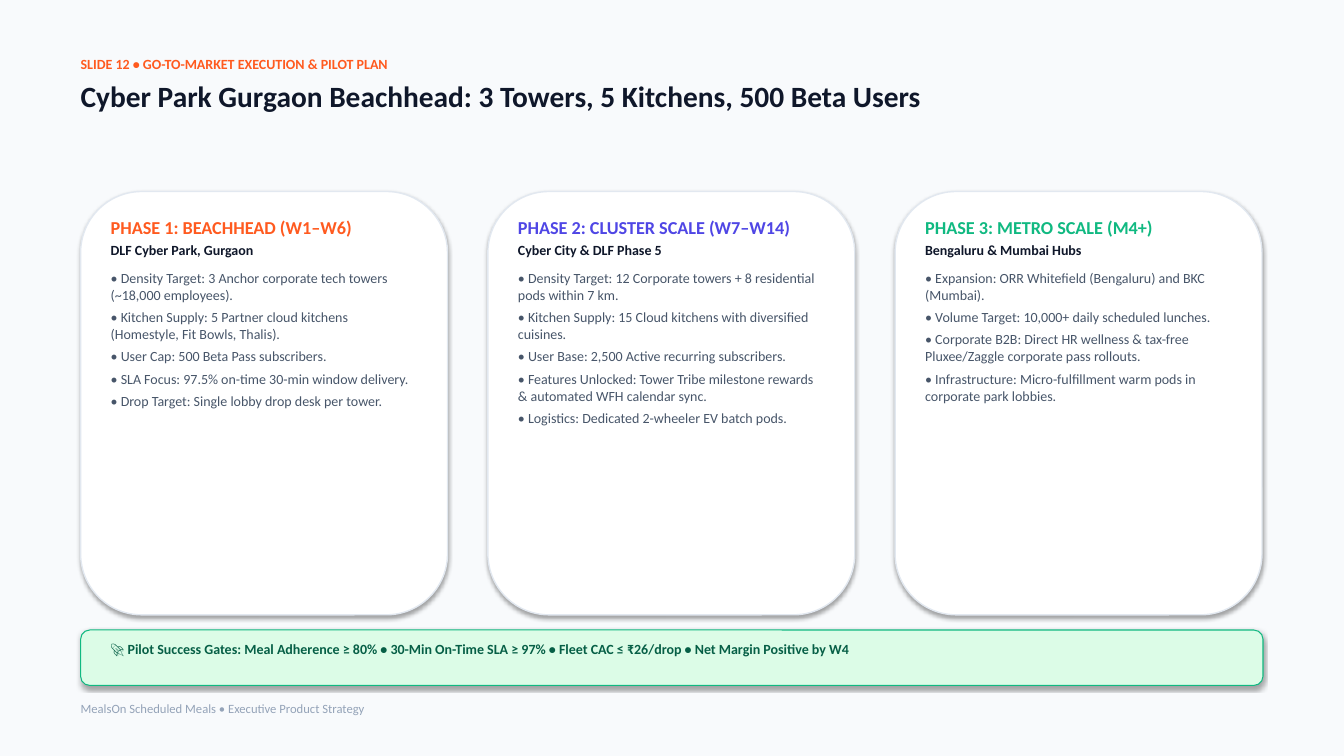
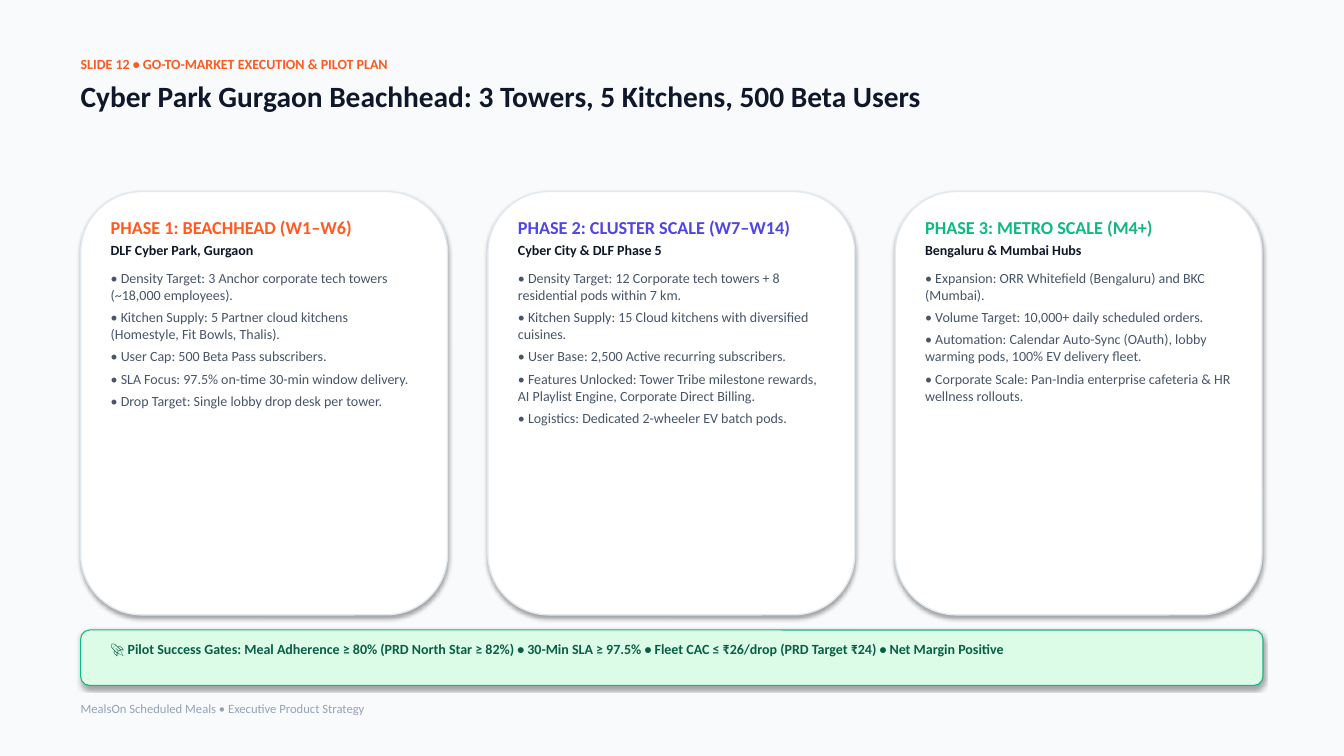
Before and after one commit to AnimeFreak95/Assignment_MealOn, a slide deck: slide 12 of dist/presentation/MealsOn_Executive_Presentation.pptx. Drawn at 1344x756 pixels with LibreOffice and Linux fonts; fonts in the diff are those of the drawing. Boxes give left, top, right and bottom in pixels: in the first picture for what was removed or moved away, otherwise in the second. Text is boxed around its words. In the diff, an @@ line names an element or a change of style, - is before the commit and + after.

```diff
--- a/dist/presentation/MealsOn_Executive_Presentation.pptx
+++ b/dist/presentation/MealsOn_Executive_Presentation.pptx
@@ text at bbox=[518, 273, 780, 302]: text changed @@
-• Density Target: 12 Corporate towers + 8 residential pods within 7 km.
+• Density Target: 12 Corporate tech towers + 8 residential pods within 7 km.
@@ text at bbox=[925, 312, 1230, 401]: text changed @@
-• Volume Target: 10,000+ daily scheduled lunches.
-• Corporate B2B: Direct HR wellness & tax-free Pluxee/Zaggle corporate pass rollouts.
-• Infrastructure: Micro-fulfillment warm pods in corporate park lobbies.
+• Volume Target: 10,000+ daily scheduled orders.
+• Automation: Calendar Auto-Sync (OAuth), lobby warming pods, 100% EV delivery fleet.
+• Corporate Scale: Pan-India enterprise cafeteria & HR wellness rollouts.
@@ text at bbox=[518, 374, 817, 404]: text changed @@
-• Features Unlocked: Tower Tribe milestone rewards & automated WFH calendar sync.
+• Features Unlocked: Tower Tribe milestone rewards, AI Playlist Engine, Corporate Direct Billing.
@@ text at bbox=[128, 644, 1003, 657]: text changed @@
-🚀 Pilot Success Gates: Meal Adherence ≥ 80% • 30-Min On-Time SLA ≥ 97% • Fleet CAC ≤ ₹26/drop • Net Margin Positive by W4
+🚀 Pilot Success Gates: Meal Adherence ≥ 80% (PRD North Star ≥ 82%) • 30-Min SLA ≥ 97.5% • Fleet CAC ≤ ₹26/drop (PRD Target ₹24) • Net Margin Positive
```
Also in this commit, not shown: 11 other slides changed, 7 other files.
